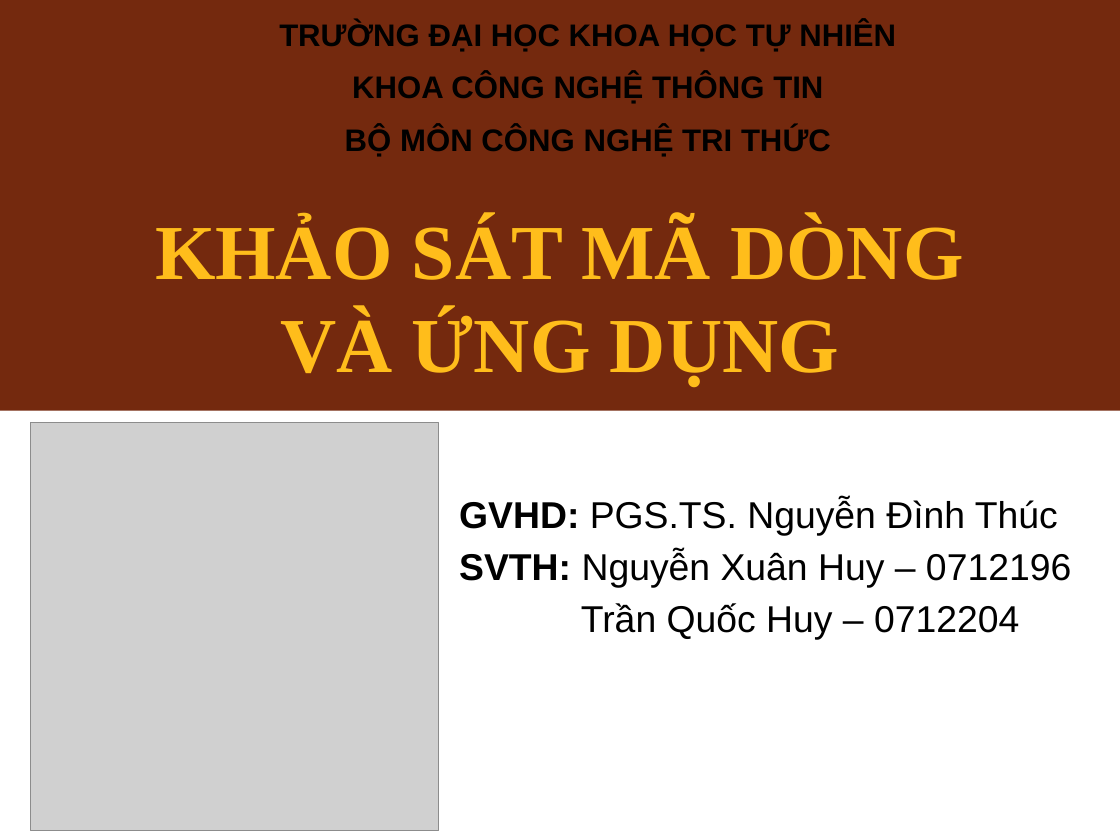
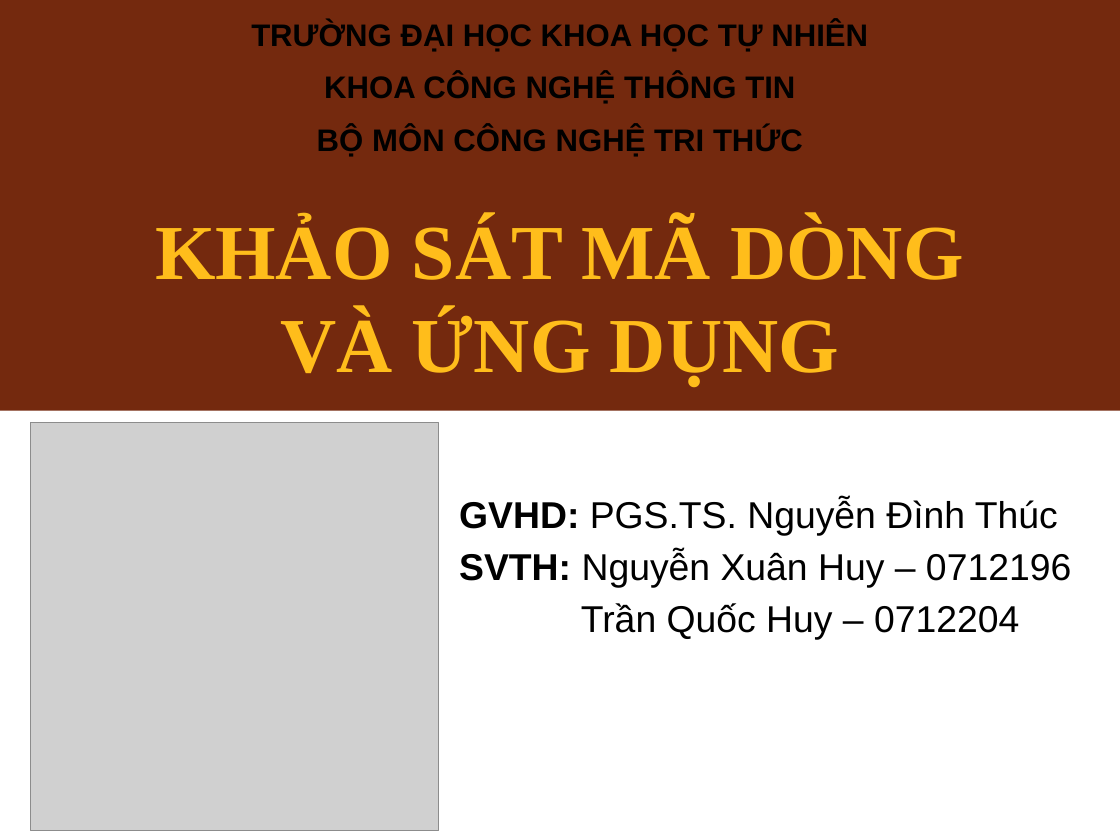
Before and after one commit to hemprasad/lvmm-sc, a slide deck: slide 1 of 7.Slide/KLTN_Slide.pptx. Drawn at 1120x840 pixels with LibreOffice and Linux fonts; fonts in the diff are those of the drawing; grey boxes stand for pictures. Boxes give left, top, right and bottom in pixels: in the first picture for what was removed or moved away, otherwise in the second. Text is boxed around its words. In the diff, an @@ line names an element or a change of style, - is before the commit and + after.

```diff
--- a/7.Slide/KLTN_Slide.pptx
+++ b/7.Slide/KLTN_Slide.pptx
@@ text "TRƯỜNG ĐẠI HỌC KHOA HỌC ...": place and size @@
-text "TRƯỜNG ĐẠI HỌC KHOA HỌC ..." at <box>279,21,896,157</box>
+text "TRƯỜNG ĐẠI HỌC KHOA HỌC ..." at <box>251,21,868,157</box>
```
Also in this commit, not shown: 6 other slides changed, 10 slides added.
